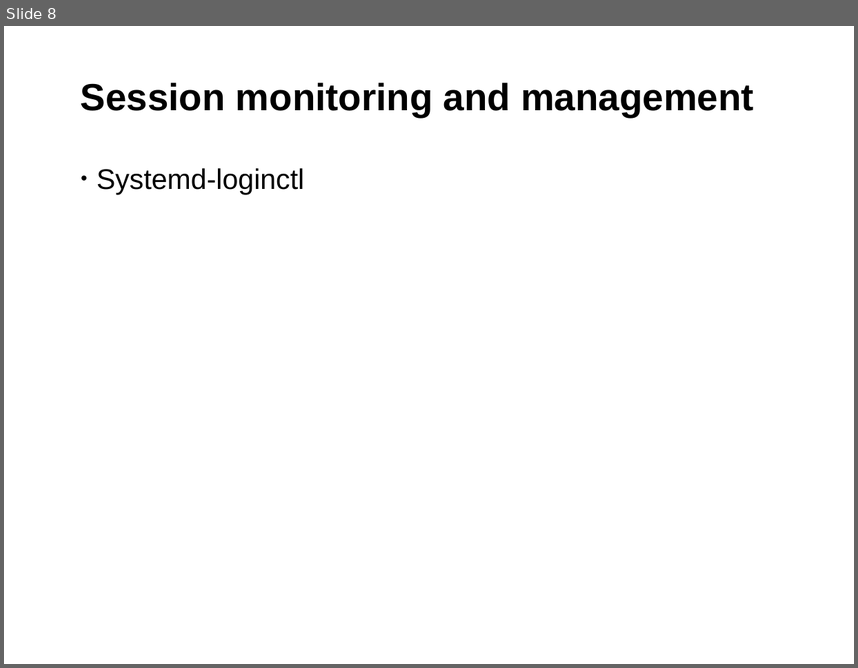
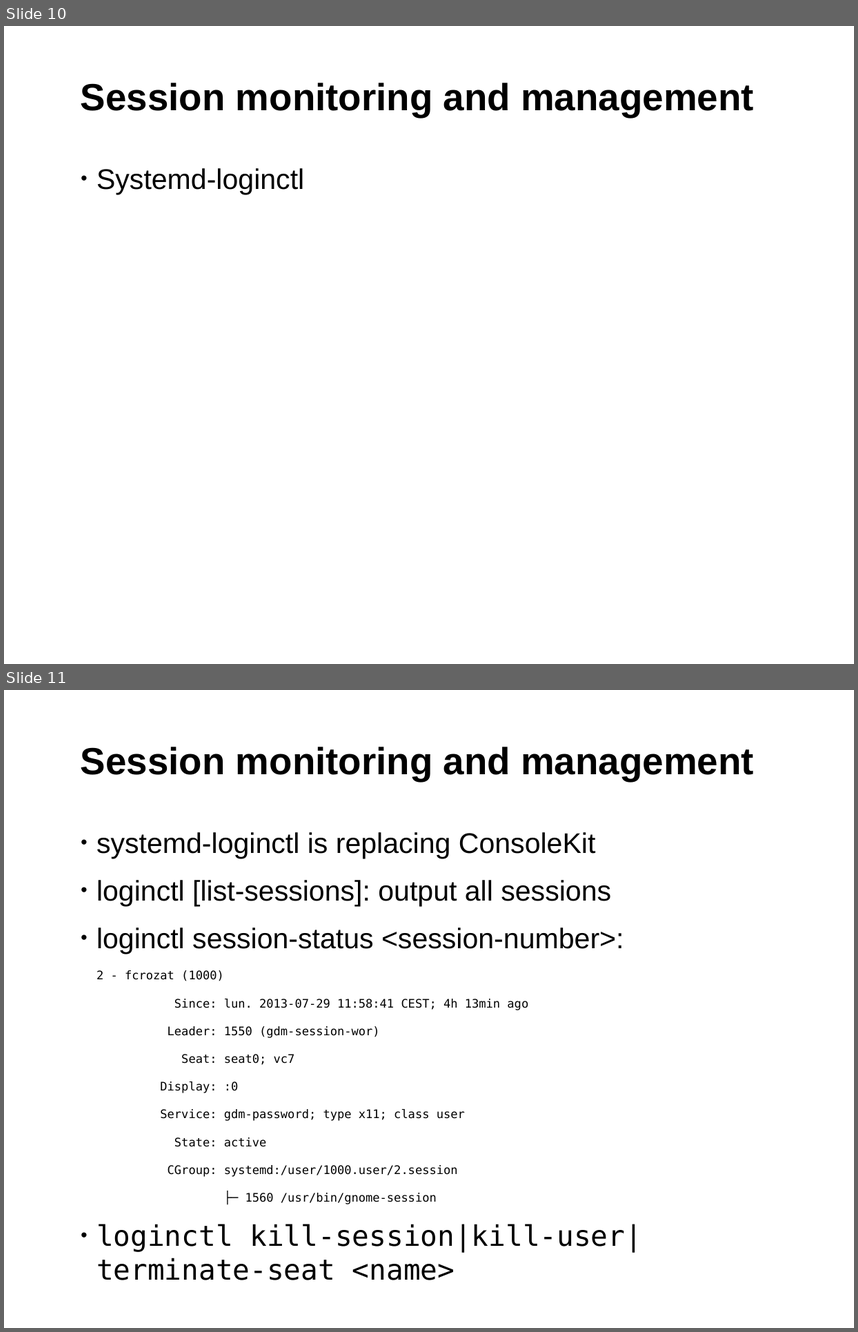
Before and after one commit to sreeves/presentation, a slide deck: SUSECON_2015_RemoteDesktop.odp. Shown one above the other, each under a label of ours: slide 8 before the commit, slides 10 and 11 after it. The pictures are 858x668 and 858x1332 pixels, drawn with LibreOffice and Linux fonts; fonts in the diff are those of the drawing; background and template pictures are left out. Boxes give left, top, right and bottom in pixels: in the first picture for what was removed or moved away, otherwise in the second. Text is boxed around its words. In the diff, an @@ line names an element or a change of style, - is before the commit and + after.

```diff
--- a/SUSECON_2015_RemoteDesktop.odp
+++ b/SUSECON_2015_RemoteDesktop.odp
@@ slide 11 added at box(4, 690, 854, 1328), background #FFFFFF; not listed: 1 template element that a slide beside it also shows @@
@@ title added at box(81, 747, 754, 781), 32 pt, text #000000, bold @@
+Session monitoring and management
@@ text added at box(96, 832, 643, 1280), 10 pt, text #000000 @@
+• systemd-loginctl is replacing ConsoleKit
+• loginctl [list-sessions]: output all sessions
+• loginctl session-status <session-number>:
+2 - fcrozat (1000)
+Since: lun. 2013-07-29 11:58:41 CEST; 4h 13min ago
+Leader: 1550 (gdm-session-wor)
+Seat: seat0; vc7
+Display: :0
+Service: gdm-password; type x11; class user
+State: active
+CGroup: systemd:/user/1000.user/2.session
+├─ 1560 /usr/bin/gnome-session
+• loginctl kill-session|kill-user|terminate-seat <name>
@@ what was slide 8 is now slide 10 @@
```
Also in this commit, not shown: 4 slides changed, 10 other slides added, 3 slides removed, 1 other file.
